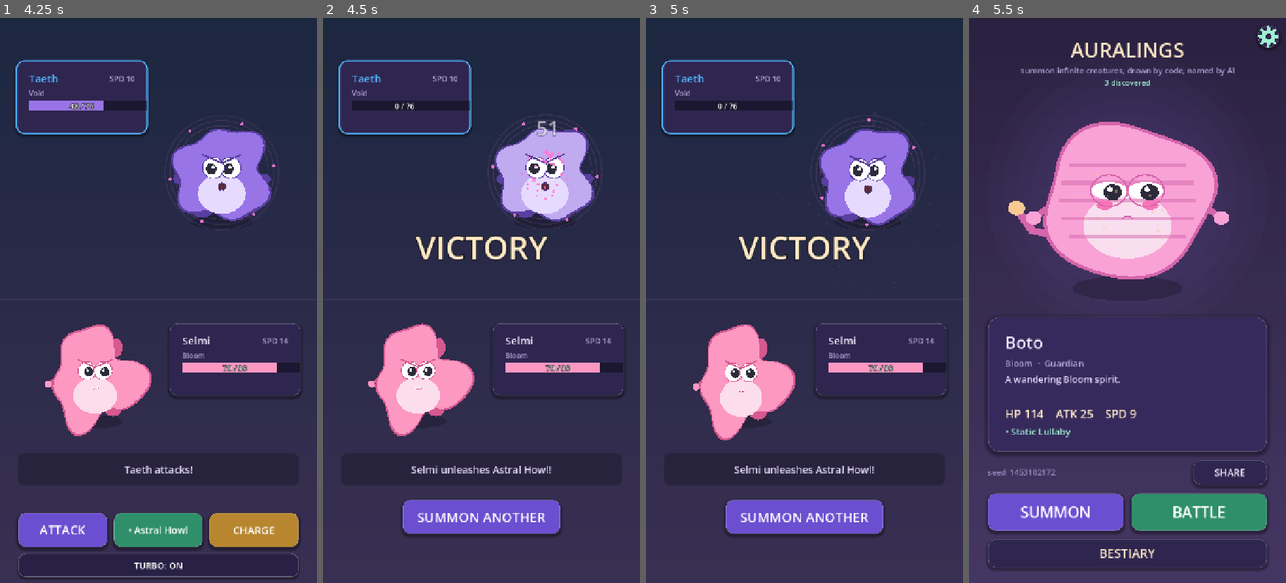
Above: before the commit, frames 1-4 (left to right).
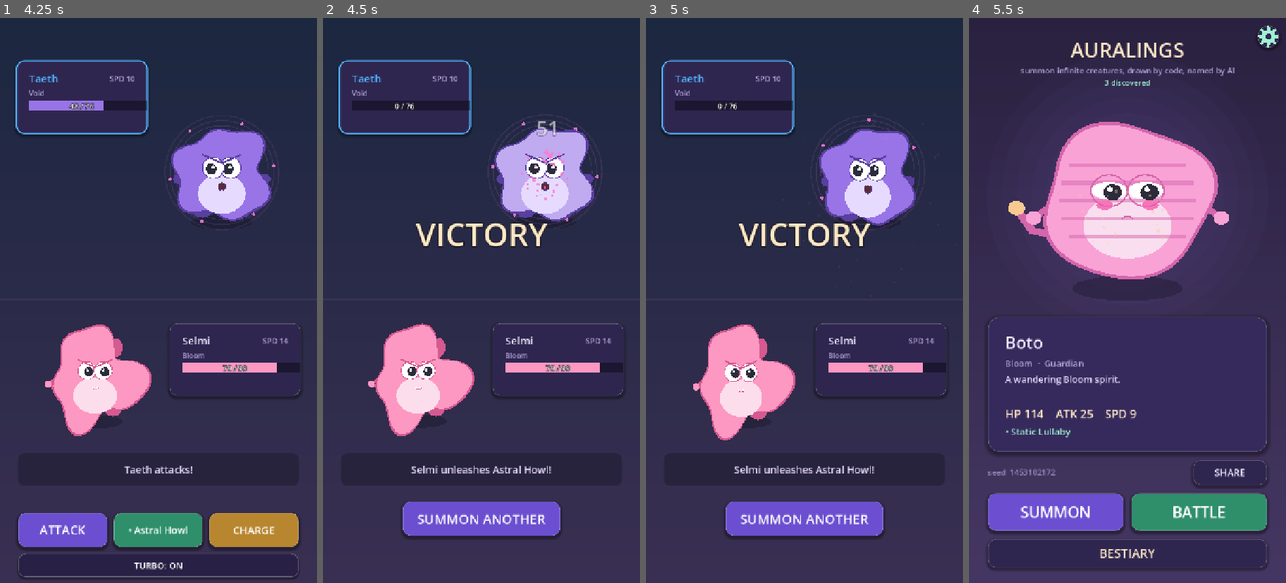
Above: after the commit, the same moments.

Repository: Exalt24/auralings
Game: Godot game, scene res://scenes/Main.tscn
Two runs of this game, one before a commit and one after it. Both use one fixed random seed, a clock stepped at 60 frames per second and the inputs below.
Inputs:
- Up to frame 1 (4.25 s): click "SHARE" at 0.5 s; click "SUMMON" at 1.25 s; click "BATTLE" at 2 s; click "ATTACK" at 2.75 s; click "TURBO: OFF" at 3.5 s
- Up to frame 2 (4.5 s): click "• Astral Howl" at 4.25 s
- Up to frame 3 (5 s): no input
- Up to frame 4 (5.5 s): click "SUMMON ANOTHER" at 5 s

Frame 1 is identical in both runs. In frame 2, 2.1% of the frame differs, in the area x 25-75%, y 36-92%; in frame 3, 2.1%; in frame 4, nothing differs.

Commit message:
Convert battle UI to one anchored root Control for full cross-screen consistency
Moved the two info panels, action log, banner, and end button onto a single root Control anchored to their regions (corners/bottom/center) at the same positions, keeping the creatures in world space so the hand-tuned no-overlap spacing is preserved. No raw .position UI left; scales cleanly on any device.

Diff:
--- a/scripts/Battle.gd
+++ b/scripts/Battle.gd
@@ -56,6 +56,7 @@
 var turbo_btn: Button
 var banner: Label
 var action_bar: HBoxContainer
+var _ui_root: Control
 var _p_bar_w := 268.0
 var _e_bar_w := 268.0
 var _shake := 0.0
@@ -107,30 +108,35 @@
 	p_view.fit_to(156.0)
 	world.add_child(p_view)
 
-	# info panels anchored to opposite corners (proper anchors, no magic overlap)
-	_info_panel(Vector2(36, 96), enemy, false)
-	_info_panel(Vector2(W - 336, 690), player, true)
-
-	# log (own rounded strip)
+	# all UI lives on one root Control (creatures stay in `world`); every piece is
+	# anchored to its region so nothing is raw-positioned and it scales on any device
+	_ui_root = Control.new()
+	_ui_root.size = Vector2(W, H)
+	_ui_root.mouse_filter = Control.MOUSE_FILTER_IGNORE
+	add_child(_ui_root)
+
+	# info panels pinned to opposite corners (anchored, so they never drift onto a creature)
+	_info_panel(false)   # enemy -> top-left
+	_info_panel(true)    # player -> right side
+
+	# action log: a rounded strip anchored just above the action bar
 	var log_bg := PanelContainer.new()
 	log_bg.add_theme_stylebox_override("panel", UI.panel(Color(0,0,0,0.22), 16))
-	log_bg.position = Vector2(40, 986); log_bg.size = Vector2(W - 80, 74)
-	add_child(log_bg)
+	log_bg.set_anchors_and_offsets_preset(Control.PRESET_BOTTOM_WIDE)
+	log_bg.offset_left = 40; log_bg.offset_right = -40
+	log_bg.offset_top = -294; log_bg.offset_bottom = -220
+	_ui_root.add_child(log_bg)
 	log_label = UI.label("A wild %s appears!" % enemy["name"], 23, Color("e8dcff"), HORIZONTAL_ALIGNMENT_CENTER)
 	log_label.autowrap_mode = TextServer.AUTOWRAP_WORD_SMART
 	log_bg.add_child(log_label)
 
 	# action bar (container-driven, equal widths, consistent gaps)
-	var root := Control.new()
-	root.size = Vector2(W, H)
-	root.mouse_filter = Control.MOUSE_FILTER_IGNORE
-	add_child(root)
 	var margin := MarginContainer.new()
 	margin.set_anchors_and_offsets_preset(Control.PRESET_BOTTOM_WIDE)
 	margin.offset_top = -160; margin.offset_left = 0; margin.offset_right = 0; margin.offset_bottom = -26
 	margin.add_theme_constant_override("margin_left", 40)
 	margin.add_theme_constant_override("margin_right", 40)
-	root.add_child(margin)
+	_ui_root.add_child(margin)
 	var vb := VBoxContainer.new()
 	vb.add_theme_constant_override("separation", 12)
 	margin.add_child(vb)
@@ -168,13 +174,23 @@
 	action_bar.add_child(b)
 	return b
 
-func _info_panel(pos: Vector2, c: Dictionary, is_player: bool) -> void:
+func _info_panel(is_player: bool) -> void:
+	var c: Dictionary = player if is_player else enemy
 	var rar := String(c.get("rarity", "common"))
 	var border := UI.rarity_color(rar) if rar != "common" else Color(1,1,1,0.06)
 	var panel := PanelContainer.new()
 	panel.add_theme_stylebox_override("panel", UI.panel(Color("2f2650"), 18, border, (3 if rar != "common" else 2), 6))
-	panel.position = pos; panel.size = Vector2(300, 116)
-	add_child(panel)
+	# anchored to a corner (same regions as before, but resolution-robust): enemy
+	# top-left, player on the right, so neither can drift onto its creature
+	if is_player:
+		panel.set_anchors_and_offsets_preset(Control.PRESET_TOP_RIGHT)
+		panel.offset_left = -336; panel.offset_right = -36
+		panel.offset_top = 690; panel.offset_bottom = 806
+	else:
+		panel.set_anchors_and_offsets_preset(Control.PRESET_TOP_LEFT)
+		panel.offset_left = 36; panel.offset_right = 336
+		panel.offset_top = 96; panel.offset_bottom = 212
+	_ui_root.add_child(panel)
 	var pad := MarginContainer.new()
 	pad.add_theme_constant_override("margin_left", 16)
 	pad.add_theme_constant_override("margin_right", 16)
@@ -423,17 +439,20 @@
 	banner = UI.label("VICTORY" if player_won else "DEFEATED", 72, Color("ffe9c7") if player_won else Color("ff8090"), HORIZONTAL_ALIGNMENT_CENTER)
 	banner.add_theme_color_override("font_outline_color", Color("12121a"))
 	banner.add_theme_constant_override("outline_size", 8)
-	banner.position = Vector2(0, 470); banner.size = Vector2(W, 80)
-	add_child(banner)
+	banner.set_anchors_and_offsets_preset(Control.PRESET_TOP_WIDE)
+	banner.offset_top = 440; banner.offset_bottom = 540
+	_ui_root.add_child(banner)
 
 	var back := Button.new()
 	back.text = "SUMMON ANOTHER"
-	back.position = Vector2(W * 0.5 - 180, 1090); back.size = Vector2(360, 80)
+	back.set_anchors_and_offsets_preset(Control.PRESET_BOTTOM_WIDE)
+	back.offset_left = W * 0.5 - 180; back.offset_right = -(W * 0.5 - 180)
+	back.offset_top = -186; back.offset_bottom = -106
 	UI.style_button(back, Color("6b4fd0"), Color.WHITE, 30)
 	back.pressed.connect(func():
 		if sfx: sfx.play("tap")
 		battle_over.emit(player_won))
-	add_child(back)
+	_ui_root.add_child(back)
 
 func debug_attack(use_ability: bool = false) -> void:
 	_player_act("ability" if use_ability else "attack")
Not shown, changed: public/index.html
Not shown, changed: public/index.pck
